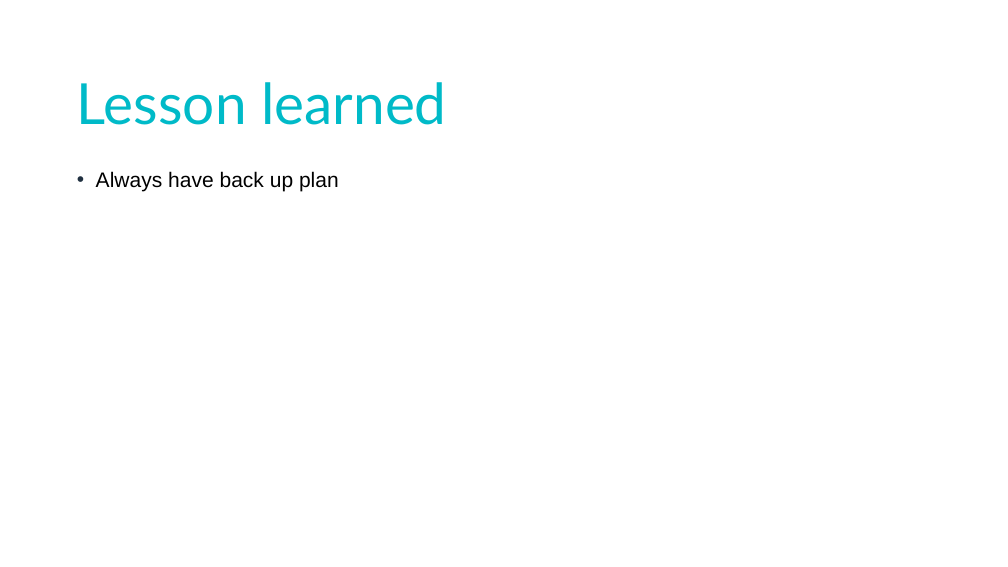
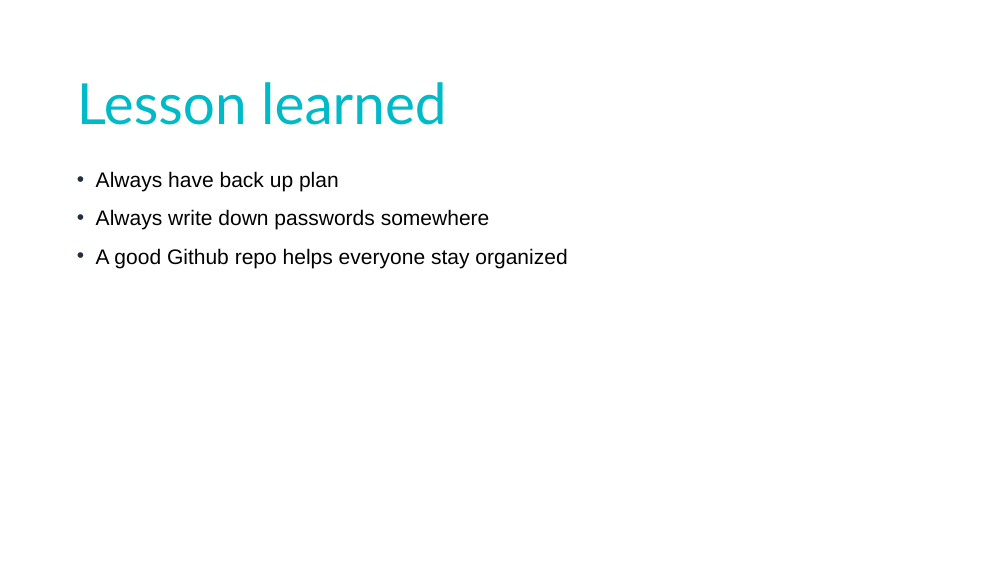
Before and after one commit to KingShampoo/MuseamDataBase, a slide deck: slide 10 of CS 3700 PP.pptx. Drawn at 1008x567 pixels with LibreOffice and Linux fonts; fonts in the diff are those of the drawing. Boxes give left, top, right and bottom in pixels: in the first picture for what was removed or moved away, otherwise in the second. Text is boxed around its words. In the diff, an @@ line names an element or a change of style, - is before the commit and + after.

```diff
--- a/CS 3700 PP.pptx
+++ b/CS 3700 PP.pptx
@@ text at [96, 209, 567, 268]: paragraphs added @@
+• Always write down passwords somewhere
+• A good Github repo helps everyone stay organized
```
Also in this commit, not shown: 3 other slides changed.
